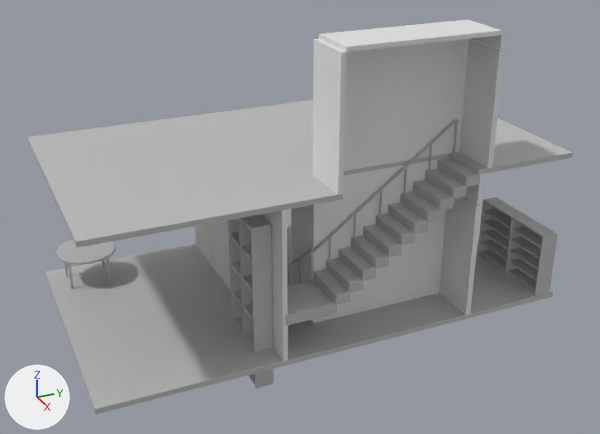
An edit to the Blender file Assets/Models/Basement.blend, drawn before and after from the same camera.
Camera for both pictures: a 50 mm camera at (8.53, -4.04, 4.74) aimed at (0.1, -0.24, 0.52). Arrows for +X, +Y and +Z are at lower left; the lights stay in place. The picture after the commit comes second.

The scene before the commit, as lines of its bpy script (objects in view):
```python
me_cube = bpy.data.meshes.new('Cube')
me_cube.from_pydata(...)  # a box spanning x -1.0..1.0, y -1.0..1.0, z -1.0..1.0
me_cube_006 = bpy.data.meshes.new('Cube.006')
me_cube_006.from_pydata(...)  # a box spanning x -1.0..1.0, y -1.0..1.0, z -1.0..1.0
me_cube_007 = bpy.data.meshes.new('Cube.007')
me_cube_007.from_pydata(...)  # a box spanning x -1.0..1.0, y -1.0..1.0, z -1.0..1.0
me_mesh_007 = bpy.data.meshes.new('Mesh.007')
me_mesh_007.from_pydata(...)  # a box spanning x -3.49..3.49, y -0.72..0.72, z -0.98..0.98
me_mesh_007.materials.append(mat_gradini)  # grey #bcbcbc
ob_cube_005 = bpy.data.objects.new('Cube.005', me_cube)
ob_cube_005.location = (1.18, 1.36, 0.22)
ob_cube_005.rotation_euler = (0.0, 0.0, -1.571)  # degrees (0, 0, -90)
ob_cube_005.scale = (-0.0323, 0.289, 0.718)
ob_cube_006 = bpy.data.objects.new('Cube.006', me_cube_006)
ob_cube_006.location = (1.19, 1.47, 2.03)
ob_cube_006.rotation_euler = (0.0, 0.0, -1.571)  # degrees (0, 0, -90)
ob_cube_006.scale = (-0.0323, 0.282, 0.661)
ob_cube_007 = bpy.data.objects.new('Cube.007', me_cube_007)
ob_cube_007.location = (-1.29, -1.02, 0.24)
ob_cube_007.rotation_euler = (0.0, 0.0, -1.571)  # degrees (0, 0, -90)
ob_cube_007.scale = (-0.0323, 0.313, 0.742)
ob_pcube27 = bpy.data.objects.new('pCube27', me_mesh_007)
ob_pcube27.location = (1.18, 0.45, 0.7)
ob_pcube27.rotation_euler = (1.571, 0.0, 0.0)  # degrees (90, 0, 0)
ob_pcube27.scale = (0.0852, 0.0852, 0.0852)
# also in view: 'pCube136' at (0.59, 0.44, 0.9); 'pCube194' at (-0.13, -0.24, -0.53); 'pCube193' at (0.82, 2.51, -0.09); 'pCube24' at (1.18, 0.92, 1.04); 'pCube30' at (1.18, -0.03, 0.36)
```
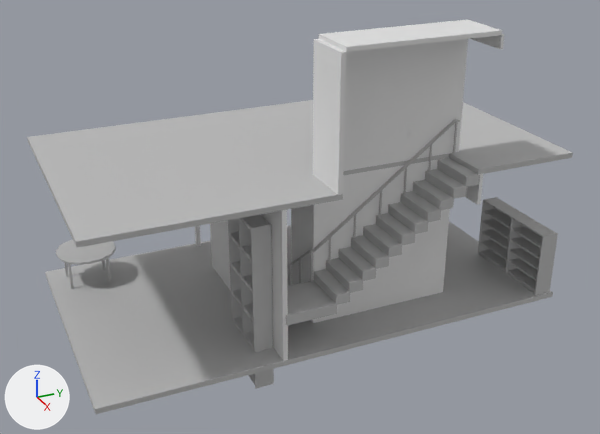
What differs and where, as boxes [x1, y1, x2, y2] in the pictures (600 x 434 px):
'Cube.006', hidden
    before: [459, 40, 505, 168]
'Cube.005', hidden
    before: [440, 197, 481, 315]
'Cube.007', hidden
    before: [196, 224, 212, 265]

What changed in the scene script:
```text
Change ob_cube_005:
    add ob_cube_005.hide_set(True)
Change ob_cube_006:
    add ob_cube_006.hide_set(True)
Change ob_cube_007:
    add ob_cube_007.hide_set(True)
```
